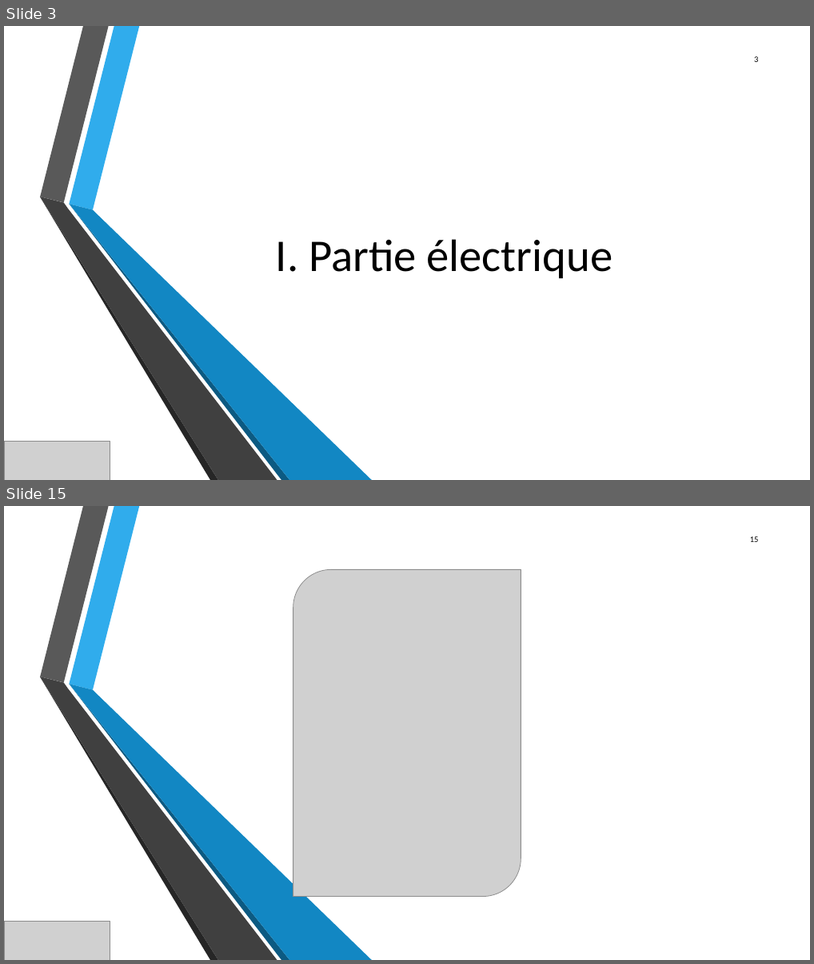
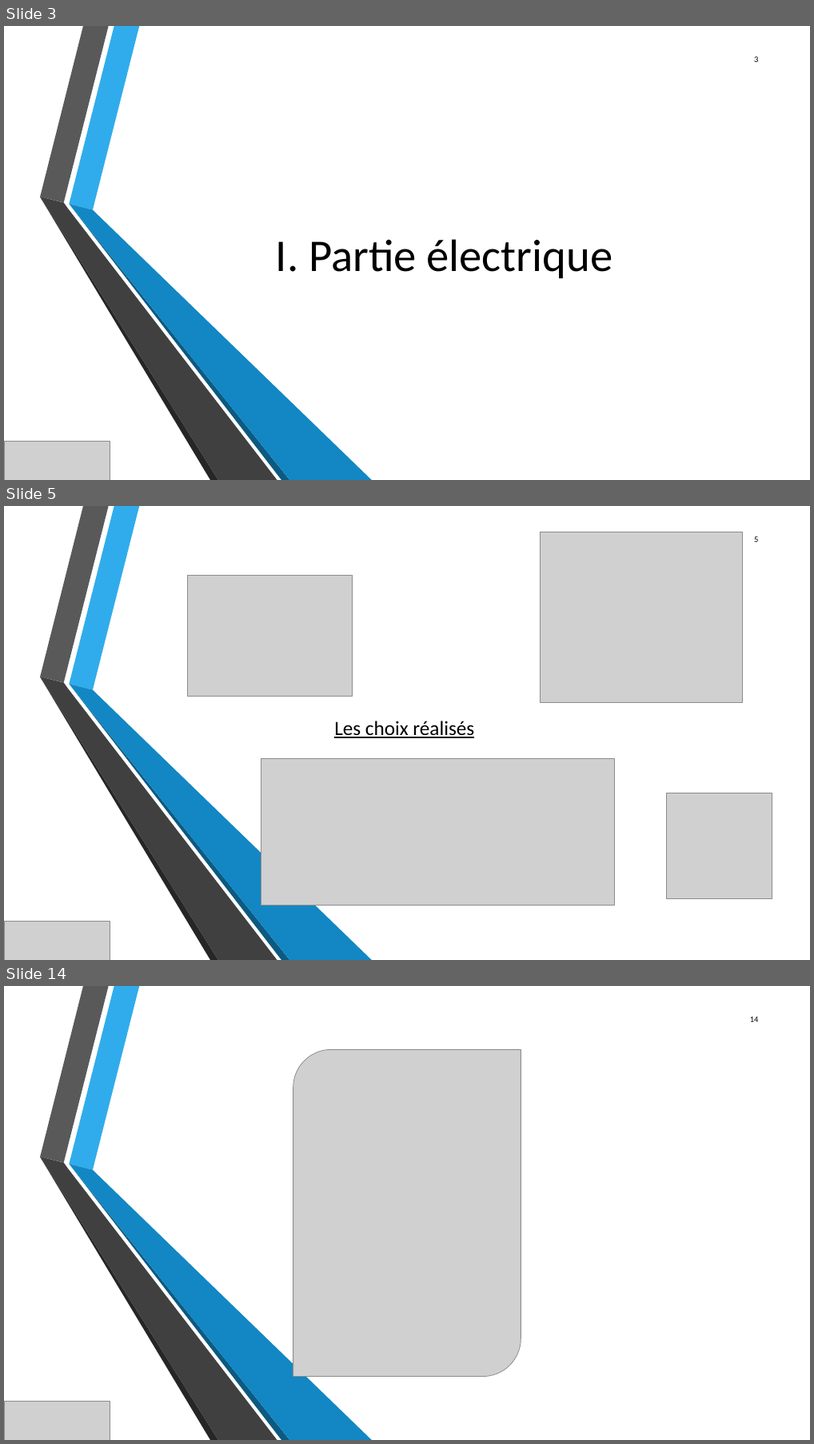
Before and after one commit to JeanSOUDIER/Bas-Niveau, a slide deck: Projet électif.pptx. Shown one above the other, each under a label of ours: slides 3 and 15 before the commit, slides 3, 5 and 14 after it; the slides between them are not shown. The pictures are 814x964 and 814x1444 pixels, drawn with LibreOffice and Linux fonts; fonts in the diff are those of the drawing; grey boxes stand for pictures; background and template pictures are left out. Boxes give left, top, right and bottom in pixels: in the first picture for what was removed or moved away, otherwise in the second. Text is boxed around its words. In the diff, an @@ line names an element or a change of style, - is before the commit and + after.

```diff
--- a/Projet électif.pptx
+++ b/Projet électif.pptx
@@ slide 5 added at (4,506,810,960), background picture (left out); not listed: 6 template elements that a slide beside it also shows @@
@@ picture added at (541,532,742,703) @@
@@ page number added at (754,536,758,542), 10 pt, text #000000 @@
+5
@@ picture added at (188,575,353,696) @@
@@ text added at (334,720,474,738), 24 pt, text #000000, underline @@
+Les choix réalisés
@@ picture added at (262,758,615,905) @@
@@ picture added at (667,792,773,898) @@
@@ picture added at (4,921,110,960) @@
@@ what was slide 15 is now slide 14 @@
@@ page number at (750,1016,759,1022): text changed @@
-15
+14
```
Also in this commit, not shown: 6 slides changed, 4 other slides added, 6 slides removed.
